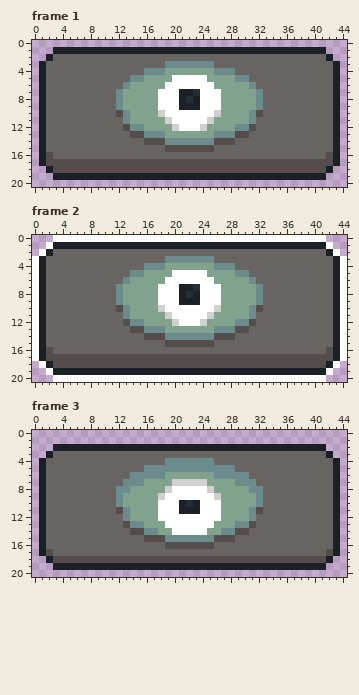
Two versions of one pixel-art file, Assets/Art/UI/PreviewButton.aseprite. This is how it looked before the edit.
45x21 pixels, 4 frames. Shown: frame 1, frame 2, frame 3. The commit also changed other frames, which this record leaves out.
And afterwards:
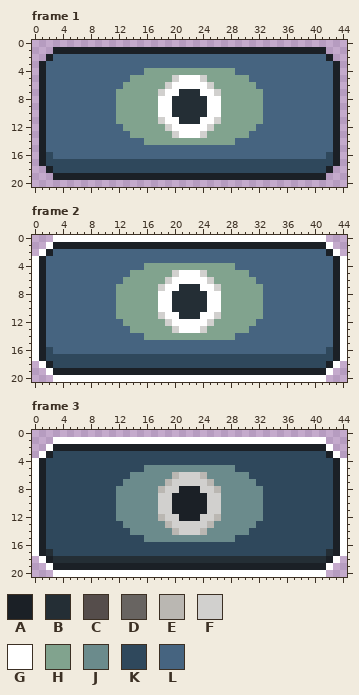
Palette (. is transparent): A #1b2026  B #242e35  C #554d4b  D #686461  E #bab7b2  F #d1d0ce  G #ffffff  H #81a38e  J #6b8b8c  K #2f485c  L #466480
The exact change:
Changed rows in their new state; - is an unchanged pixel.
Frame 1, layers "Layer 2", "Layer 1":
first column x 2:
 2 -LLLLLLLLLLLLLLLLLLLLLLLLLLLLLLLLLLLLLLL-
 3 LLLLLLLLLLLLLLLLLLLLLLLLLLLLLLLLLLLLLLLLL
 4 LLLLLLLLLLLLLLHHH-------HHHLLLLLLLLLLLLLL
 5 LLLLLLLLLLLLHH----F---F----HHLLLLLLLLLLLL
 6 LLLLLLLLLLLH-----F-----F-----HLLLLLLLLLLL
 7 LLLLLLLLLLH-----F--BB---F-----HLLLLLLLLLL
 8 LLLLLLLLLLH-------BB-BB-------HLLLLLLLLLL
 9 LLLLLLLLLLH-------BBBBB-------HLLLLLLLLLL
10 LLLLLLLLLLHH----G-BBBBB-G----HHLLLLLLLLLL
11 LLLLLLLLLLHH----FG-BBB-GF----HHLLLLLLLLLL
12 LLLLLLLLLLLHHH---FG---GF---HHHLLLLLLLLLLL
13 LLLLLLLLLLLLHHHHH-FGGGF-HHHHHLLLLLLLLLLLL
14 LLLLLLLLLLLLLLHHHHHHHHHHHHHLLLLLLLLLLLLLL
15 LLLLLLLLLLLLLLLLLLLLLLLLLLLLLLLLLLLLLLLLL
16 KLLLLLLLLLLLLLLLLLLLLLLLLLLLLLLLLLLLLLLLK
17 KKKKKKKKKKKKKKKKKKKKKKKKKKKKKKKKKKKKKKKKK
18 -KKKKKKKKKKKKKKKKKKKKKKKKKKKKKKKKKKKKKKK-
Frame 2, layers "Layer 2", "Layer 1": the same change as frame 1
Frame 3, layers "Layer 2", "Layer 1":
first column x 0:
 1 ---GGGGGGGGGGGGGGGGGGGGGGGGGGGGGGGGGGGGGGG---
 2 --G---------------------------------------G--
 3 -G-KKKKKKKKKKKKKKKKKKKKKKKKKKKKKKKKKKKKKKK-G-
 4 G-KKKKKKKKKKKKKKKKKKKKKKKKKKKKKKKKKKKKKKKKK-G
 5 G-KKKKKKKKKKKKKK-------------KKKKKKKKKKKKKK-G
 6 G-KKKKKKKKKKKK-----JEFFFEJ-----KKKKKKKKKKKK-G
 7 G-KKKKKKKKKKK---JJJE-----EJJJ---KKKKKKKKKKK-G
 8 G-KKKKKKKKKK--JJJJE-FAAAF-EJJJJ--KKKKKKKKKK-G
 9 G-KKKKKKKKKK-JJJJJ-FAAAAAF-JJJJJ-KKKKKKKKKK-G
10 G-KKKKKKKKKK-JJJJJFFA-A-AFFJJJJJ-KKKKKKKKKK-G
11 G-KKKKKKKKKKJ-JJJJFFA---AFFJJJJ-JKKKKKKKKKK-G
12 G-KKKKKKKKKKJ-JJJJEFFAAAFFEJJJJ-JKKKKKKKKKK-G
13 G-KKKKKKKKKKKJ--JJJEFFFFFEJJJ--JKKKKKKKKKKK-G
14 G-KKKKKKKKKKKKJJ--JJEFFFEJJ--JJKKKKKKKKKKKK-G
15 G-KKKKKKKKKKKKKKJJJ-------JJJKKKKKKKKKKKKKK-G
16 G-KKKKKKKKKKKKKKKKKKKKKKKKKKKKKKKKKKKKKKKKK-G
17 G-BKKKKKKKKKKKKKKKKKKKKKKKKKKKKKKKKKKKKKKKB-G
18 -G-BBBBBBBBBBBBBBBBBBBBBBBBBBBBBBBBBBBBBBB-G-
19 --G---------------------------------------G--
20 ---GGGGGGGGGGGGGGGGGGGGGGGGGGGGGGGGGGGGGGG---
Changed places in both pictures, as pixel boxes (x1, y1, x2, y2):
changed: (46, 54, 333, 173)
changed: (46, 249, 333, 368)
changed: (32, 437, 347, 577)
